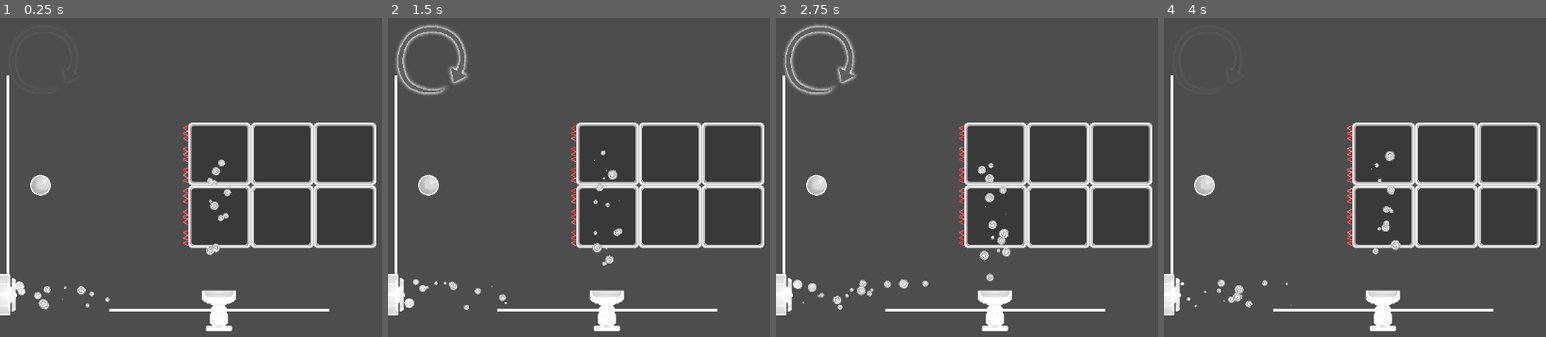
Above: before the commit, frames 1-4 (left to right).
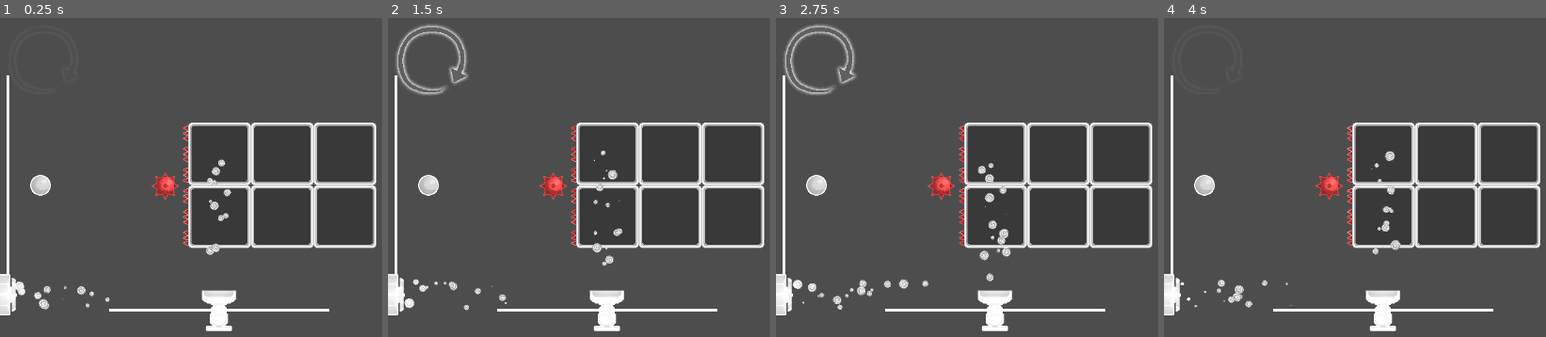
Above: after the commit, the same moments.

Repository: corpusCallosotomy/jamfest2024
Game: Godot game, scene res://scenes/levels/test/spiketest.tscn
Two runs of this game, one before a commit and one after it. Both use one fixed random seed, a clock stepped at 60 frames per second and the inputs below. This scene is started directly instead of the project's main scene. The engine's default icon, where the game draws it, is replaced by a stand-in: a white triangle on a blue panel in a dark square.
Inputs (mouse positions are in pixels of both pictures, inside the frame that each line leads up to):
- Up to frame 1 (0.25 s): no input
- Up to frame 2 (1.5 s): click (430, 59) at 0.5 s; click (430, 59) at 1.25 s
- Up to frame 3 (2.75 s): click (818, 59) at 2 s
- Up to frame 4 (4 s): move the mouse to (outside the picture) at 2.77 s; move the mouse to (1389, 250) at 3.52 s

The runs differ from the first frame. In frame 1, 0.3% of the frame differs, in the area x 39-48%, y 48-57%; in frame 2, 0.3%; in frame 3, 0.3%; in frame 4, 0.3%.

Commit message:
spike ball exists

Diff:
--- a/project.godot
+++ b/project.godot
@@ -40,6 +40,7 @@
 ball=""
 spike=""
 coin=""
+player=""
 
 [rendering]
 
--- a/scenes/ball.tscn
+++ b/scenes/ball.tscn
@@ -7,7 +7,7 @@
 [sub_resource type="CircleShape2D" id="CircleShape2D_nh35h"]
 radius = 17.0
 
-[node name="ball" type="RigidBody2D" groups=["ball"]]
+[node name="ball" type="RigidBody2D" groups=["ball", "player"]]
 z_index = 3
 gravity_scale = 0.0
 contact_monitor = true
--- a/scenes/levels/level_1.tscn
+++ b/scenes/levels/level_1.tscn
@@ -1,11 +1,8 @@
-
 [gd_scene load_steps=7 format=4 uid="uid://c4fwmimhul160"]
-
 
 [ext_resource type="PackedScene" uid="uid://dklgvrrl6qvml" path="res://scenes/levels/AAA_LevelTemplate.tscn" id="1_wm8j4"]
 [ext_resource type="TileSet" uid="uid://d2c752v8cxt3e" path="res://Ethan Contributions/assets/tilesets/walltiles.tres" id="2_0udjk"]
 [ext_resource type="PackedScene" uid="uid://dwqtxc4608rsh" path="res://scenes/ball.tscn" id="3_bkyjv"]
-
 [ext_resource type="PackedScene" uid="uid://3jqgvtuyggbp" path="res://Ethan Contributions/assets/interactables/fan.tscn" id="4_uoe5l"]
 [ext_resource type="PackedScene" uid="uid://weyi04tb1lql" path="res://scenes/finish.tscn" id="5_bon2n"]
 [ext_resource type="PackedScene" uid="uid://bo3browincqpy" path="res://scenes/Collectible.tscn" id="6_dwbps"]
@@ -14,7 +11,6 @@
 
 [node name="CanvasModulate" parent="." index="2"]
 visible = false
-
 
 [node name="TileMapLayer2" type="TileMapLayer" parent="." index="3"]
 tile_map_data = PackedByteArray("AAAAAP//AAAKAAAAAAABAP//AAAKAAAAAAACAP//AAAKAAAAAAADAP//AAAKAAAAAAAEAP//AAAKAAAAAAAFAP …(12144 unchanged characters)…
--- a/scenes/levels/test/combinetest.tscn
+++ /dev/null
@@ -1,52 +0,0 @@
-[gd_scene load_steps=7 format=3 uid="uid://dcavmgiger00b"]
-
-[ext_resource type="PackedScene" uid="uid://dp4u7ba8iovs2" path="res://scenes/night_vision.tscn" id="1_564k5"]
-[ext_resource type="Texture2D" uid="uid://lthc4xqijaun" path="res://sprites/blacktest.png" id="1_lyw2e"]
-[ext_resource type="PackedScene" uid="uid://dwqtxc4608rsh" path="res://scenes/ball.tscn" id="5_rjtu3"]
-[ext_resource type="PackedScene" uid="uid://3jqgvtuyggbp" path="res://Ethan Contributions/assets/interactables/fan.tscn" id="6_2f1lt"]
-[ext_resource type="PackedScene" uid="uid://k210ejdc2pu1" path="res://scenes/vacuum.tscn" id="8_iowqq"]
-[ext_resource type="PackedScene" uid="uid://weyi04tb1lql" path="res://scenes/finish.tscn" id="9_lxjui"]
-[ext_resource type="PackedScene" uid="uid://duxs6018xl4m1" path="res://phystest.tscn" id="10_nsnwi"]
-
-
-
-[node name="Node2D" type="Node2D"]
-script = ExtResource("1_byaxt")
-nextLevelAddress = "test/phystest"
-NV_start_position = Vector2(300, 300)
-
-[node name="Node2D" type="Node2D" parent="."]
-
-[node name="ColorRect" type="ColorRect" parent="Node2D"]
-offset_right = 1174.0
-offset_bottom = 669.0
-color = Color(0.0295066, 0.0295066, 0.0295066, 1)
-metadata/_edit_use_anchors_ = true
-
-[node name="CanvasModulate" type="CanvasModulate" parent="Node2D"]
-color = Color(0, 0, 0, 1)
-
-[node name="HLwallpaper0516x9" type="Sprite2D" parent="Node2D"]
-visible = false
-position = Vector2(245, 235)
-texture = ExtResource("2_uqshc")
-
-[node name="ball" parent="." instance=ExtResource("3_s4xaj")]
-position = Vector2(265, 192)
-
-[node name="fan" parent="." instance=ExtResource("4_iuptt")]
-position = Vector2(217, 189)
-
-[node name="vacuum" parent="." instance=ExtResource("5_8oc8f")]
-position = Vector2(655, 306)
-rotation = -1.57079
-has_slider = false
-
-[node name="Finish" parent="." node_paths=PackedStringArray("dimmer") instance=ExtResource("6_g5323")]
-position = Vector2(573, 181)
-dimmer = NodePath("../Node2D/CanvasModulate")
-
-[node name="DirectionalLight2D" type="DirectionalLight2D" parent="."]
-energy = 0.31
-
-[connection signal="levelComplete" from="Finish" to="." method="_on_finish_level_complete"]
--- a/scenes/levels/test/phystest.tscn
+++ b/scenes/levels/test/phystest.tscn
@@ -2,7 +2,7 @@
 
 [ext_resource type="Script" path="res://scenes/levels/levelscript.gd" id="1_b384a"]
 [ext_resource type="PackedScene" uid="uid://dwqtxc4608rsh" path="res://scenes/ball.tscn" id="1_g4u4i"]
-[ext_resource type="PackedScene" uid="uid://3jqgvtuyggbp" path="res://scenes/fan.tscn" id="2_qfvxx"]
+[ext_resource type="PackedScene" uid="uid://3jqgvtuyggbp" path="res://Ethan Contributions/assets/interactables/fan.tscn" id="2_qfvxx"]
 [ext_resource type="PackedScene" uid="uid://k210ejdc2pu1" path="res://scenes/vacuum.tscn" id="3_o5vy8"]
 [ext_resource type="PackedScene" uid="uid://weyi04tb1lql" path="res://scenes/finish.tscn" id="4_iy8n3"]
 [ext_resource type="TileSet" uid="uid://dlo74butvd7vw" path="res://Ethan Contributions/assets/tilesets/floortiles.tres" id="7_o7u58"]
--- a/scenes/levels/test/spiketest.tscn
+++ b/scenes/levels/test/spiketest.tscn
@@ -1,10 +1,11 @@
-[gd_scene load_steps=6 format=4 uid="uid://damcuj6ijp7g3"]
+[gd_scene load_steps=7 format=4 uid="uid://damcuj6ijp7g3"]
 
 [ext_resource type="TileSet" uid="uid://d2c752v8cxt3e" path="res://Ethan Contributions/assets/tilesets/walltiles.tres" id="1_soyy2"]
-[ext_resource type="PackedScene" uid="uid://3jqgvtuyggbp" path="res://scenes/fan.tscn" id="2_mitpw"]
+[ext_resource type="PackedScene" uid="uid://3jqgvtuyggbp" path="res://Ethan Contributions/assets/interactables/fan.tscn" id="2_mitpw"]
 [ext_resource type="PackedScene" uid="uid://dwqtxc4608rsh" path="res://scenes/ball.tscn" id="3_42cu5"]
 [ext_resource type="PackedScene" uid="uid://k210ejdc2pu1" path="res://scenes/vacuum.tscn" id="4_4vt46"]
 [ext_resource type="PackedScene" uid="uid://weyi04tb1lql" path="res://scenes/finish.tscn" id="5_pbktd"]
+[ext_resource type="PackedScene" uid="uid://b3pk3cx83wd7m" path="res://scenes/spikeball.tscn" id="6_8km5p"]
 
 [node name="Node2D" type="Node2D"]
 
@@ -28,3 +29,6 @@
 
 [node name="Finish" parent="." instance=ExtResource("5_pbktd")]
 position = Vector2(208, 415)
+
+[node name="spikeball" parent="." instance=ExtResource("6_8km5p")]
+position = Vector2(253, 257)
--- a/scripts/elements/ball.gd
+++ b/scripts/elements/ball.gd
@@ -14,7 +14,7 @@
 
 func _on_body_entered(body):
 	print("body entered")
-	if body.is_in_group("spike"):
+	if body.is_in_group("spike") and self.is_in_group("player"):
 		print("it was a spike")
 		reset_state = true
 
--- a/scripts/elements/finish.gd
+++ b/scripts/elements/finish.gd
@@ -56,7 +56,7 @@
 
 func _on_body_entered(body):
 	if pressed: return
-	if body.is_in_group("ball"):
+	if body.is_in_group("player"):
 		pressed=true
 		print("A WINNER IS YOU")
 
Not shown, added: sprites/CoinShineParticle.png.import
Not shown, added: sprites/CoinShineParticleColored.png.import
Not shown, added: sprites/ImpactCloudParticle.png.import
